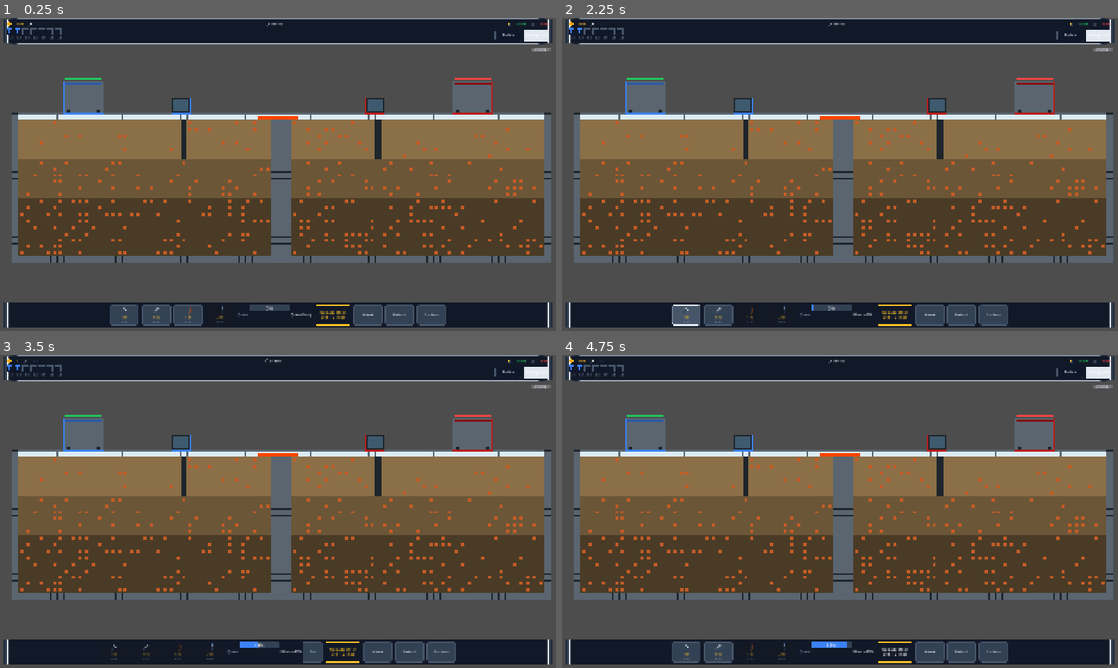
Above: before the commit, frames 1-4 (two rows, left to right).
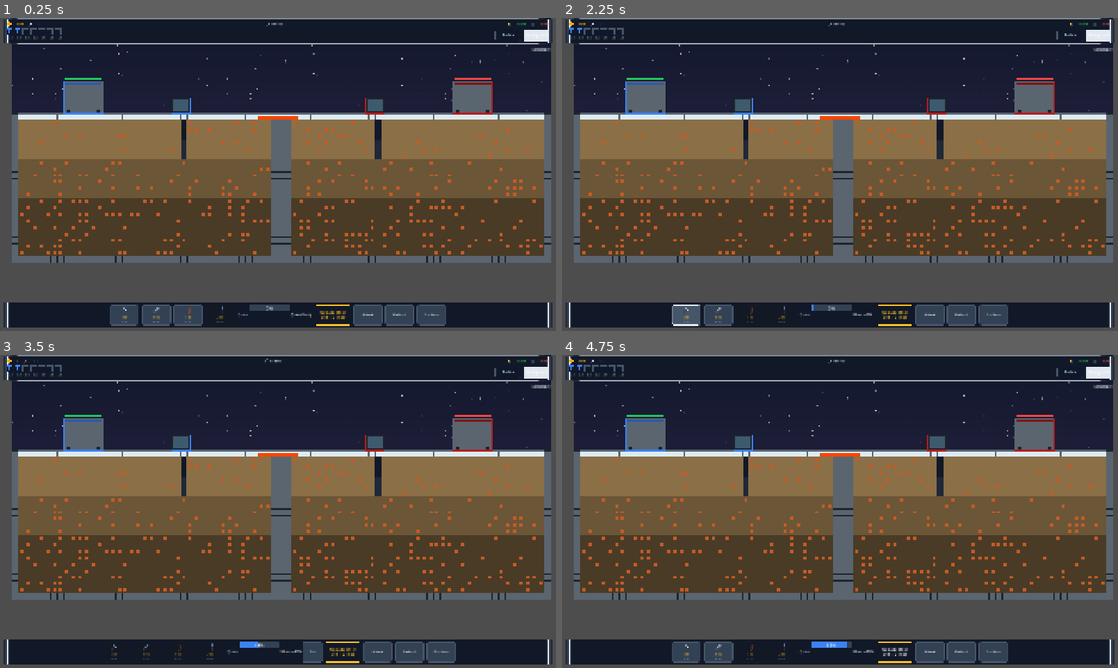
Above: after the commit, the same moments.

Repository: SZaidi00/mine-attack
Game: Godot game, scene res://scenes/main.tscn
Two runs of this game, one before a commit and one after it. Both use one fixed random seed, a clock stepped at 60 frames per second and the inputs below.
Inputs:
- Up to frame 1 (0.25 s): no input
- Up to frame 2 (2.25 s): click "Surface" at 0.5 s; click "Underground" at 1.25 s; click "50" at 2 s
- Up to frame 3 (3.5 s): click "100" at 2.75 s
- Up to frame 4 (4.75 s): click "Swo" at 3.5 s; click "Upgrade Miner Lv 1 → 2 | 500" at 4.25 s

The runs differ from the first frame. In frame 1, 19% of the frame differs, in the area x 2-100%, y 0-31%; in frame 2, 19%; in frame 3, 19%; in frame 4, 19%.

Commit message:
background updates

Diff:
--- a/scripts/world/grid_world.gd
+++ b/scripts/world/grid_world.gd
@@ -25,6 +25,10 @@
 		is_wall = wall
 
 const _Constants = preload("res://scripts/autoload/constants.gd")
+
+const _SKY_TEXTURE: Texture2D = preload("res://frost_mines_assets/backgrounds/surface_sky.png")
+const _SURFACE_GROUND_TEXTURE: Texture2D = preload("res://frost_mines_assets/backgrounds/surface_ground.png")
+const _UNDERGROUND_TEXTURE: Texture2D = preload("res://frost_mines_assets/backgrounds/underground_base.png")
 
 const CELL_SIZE: int = _Constants.TILE_SIZE
 
@@ -266,8 +270,22 @@
 
 
 func _draw() -> void:
-	# Background fill for underground.
-	draw_rect(Rect2((X_MIN - 1) * CELL_SIZE, CELL_SIZE, (X_MAX - X_MIN + 3) * CELL_SIZE, Y_MAX * CELL_SIZE), GameManager.COLOR_SHADOW, true)
+	var world_left: float = (X_MIN - 1) * CELL_SIZE
+	var world_right: float = (X_MAX + 2) * CELL_SIZE
+	var world_width: float = world_right - world_left
+
+	# Sky background.
+	var sky_height: float = _SKY_TEXTURE.get_height()
+	draw_texture_rect(_SKY_TEXTURE, Rect2(world_left, -sky_height, world_width, sky_height), true)
+
+	# Surface ground background (top 32 px will remain visible above the underground).
+	var ground_height: float = _SURFACE_GROUND_TEXTURE.get_height()
+	draw_texture_rect(_SURFACE_GROUND_TEXTURE, Rect2(world_left, 0, world_width, ground_height), true)
+
+	# Underground background.
+	var underground_y: float = CELL_SIZE
+	var underground_height: float = Y_MAX * CELL_SIZE
+	draw_texture_rect(_UNDERGROUND_TEXTURE, Rect2(world_left, underground_y, world_width, underground_height), true)
 
 	for pos in _cells.keys():
 		var cell: Cell = _cells[pos]
Not shown, changed: AGENTS.md
